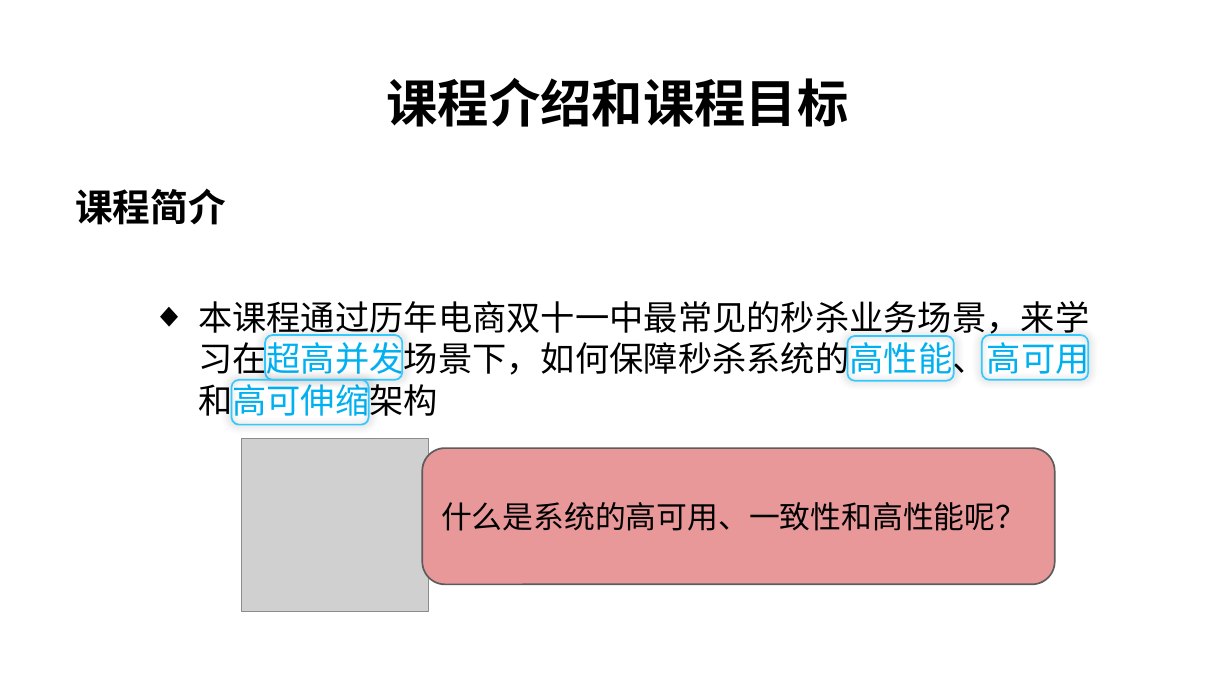
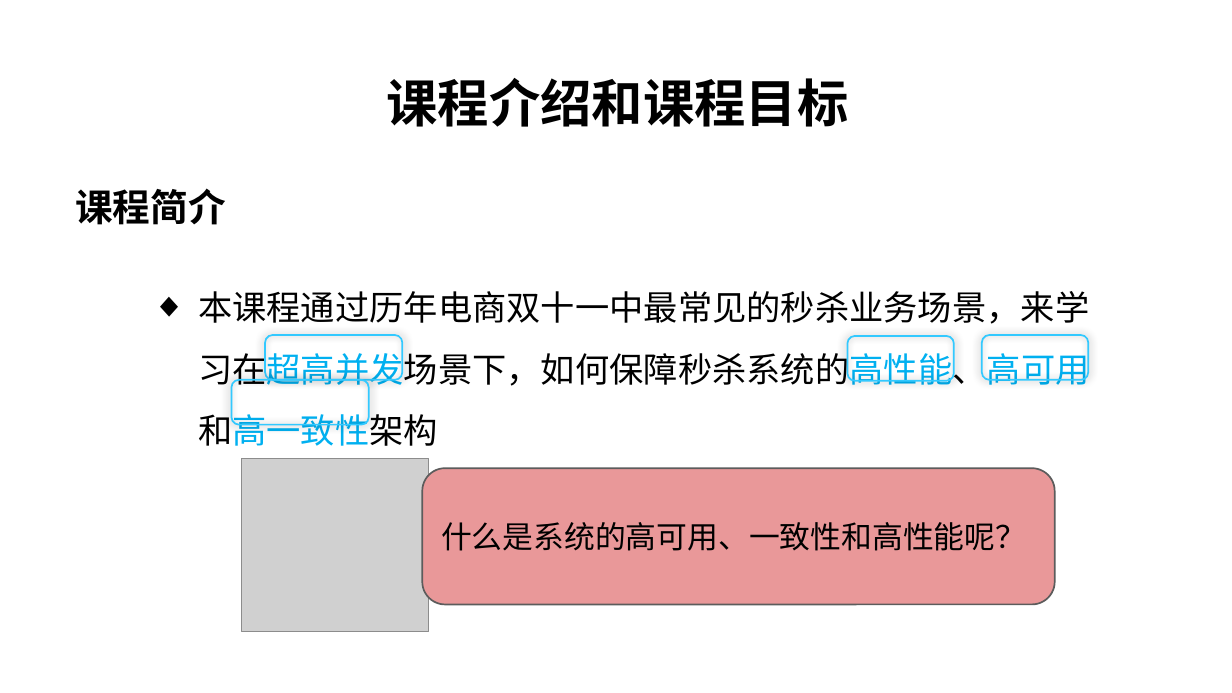
Before and after one commit to char-dance/flashSale-demo, a slide deck: slide 4 of FalshSale.pptx. Drawn at 1232x693 pixels with LibreOffice and Linux fonts; fonts in the diff are those of the drawing; grey boxes stand for pictures; background and template pictures are left out. Boxes give left, top, right and bottom in pixels: in the first picture for what was removed or moved away, otherwise in the second. Text is boxed around its words. In the diff, an @@ line names an element or a change of style, - is before the commit and + after.

Commit message:
ppt

```diff
--- a/FalshSale.pptx
+++ b/FalshSale.pptx
@@ text at (x1=198, y1=291, x2=1089, y2=446): text changed @@
-  ◆ 本课程通过历年电商双十一中最常见的秒杀业务场景，来学习在超高并发场景下，如何保障秒杀系统的高性能、高可用和高可伸缩架构
+  ◆ 本课程通过历年电商双十一中最常见的秒杀业务场景，来学习在超高并发场景下，如何保障秒杀系统的高性能、高可用和高一致性架构
@@ picture moved from (x1=241, y1=439, x2=429, y2=612) to (x1=241, y1=458, x2=429, y2=632) @@
@@ rounded rectangle "什么是系统的高可用、一致性和高性能呢？" moved from (x1=423, y1=448, x2=1055, y2=585) to (x1=423, y1=468, x2=1055, y2=605) @@
```
Also in this commit, not shown: 1 other file.
